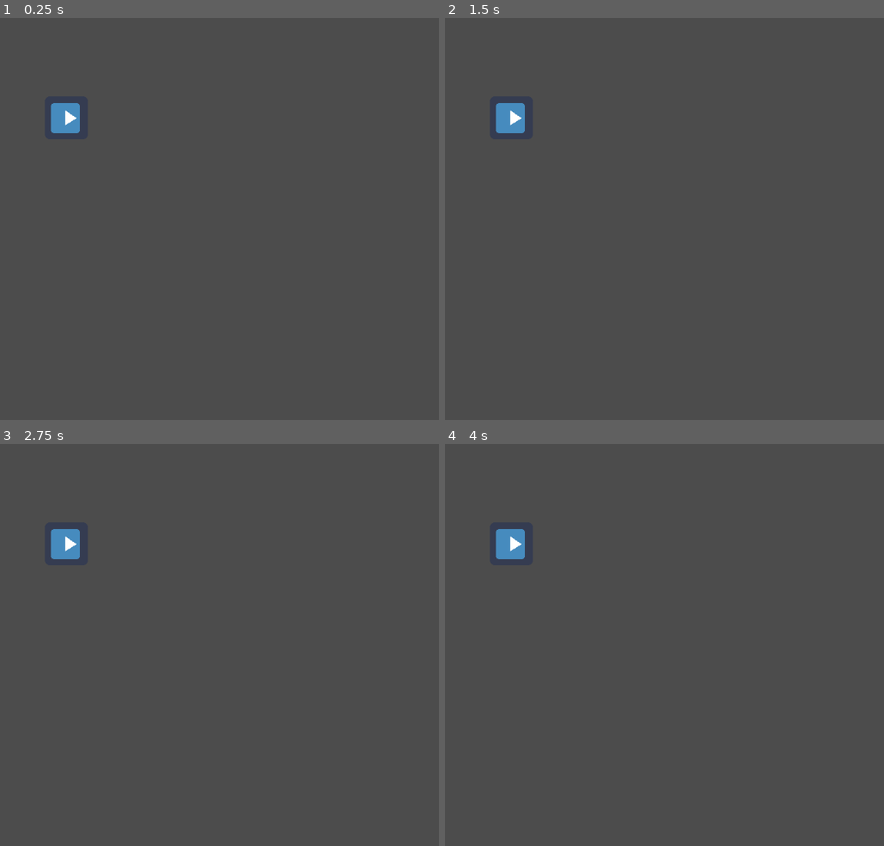
Above: before the commit, frames 1-4 (two rows, left to right).
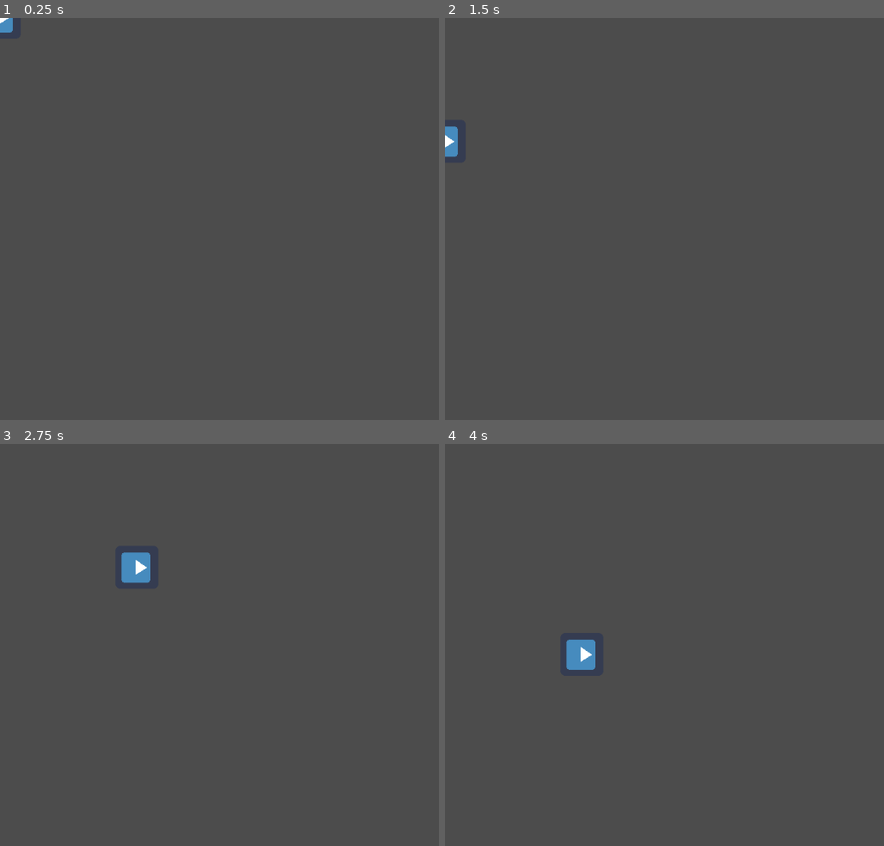
Above: after the commit, the same moments.

Repository: Mightydraco/The_begnining
Game: Godot game, scene res://Joc.tscn
Same seed, same stepped clock (60 frames per second), same inputs: the game is played once before the commit and once after it. The engine's default icon, where the game draws it, is replaced by a stand-in: a white triangle on a blue panel in a dark square.
Inputs:
- Up to frame 1 (0.25 s): no input
- Up to frame 2 (1.5 s): tap Enter at 0.5 s; hold S (mou_abaix, bound only after the commit) 0.53-1.28 s; tap W (mou_adalt, bound only after the commit) at 0.8, 1.35 s
- Up to frame 3 (2.75 s): tap D (mou_dreta, bound only after the commit) at 1.55 s; tap Space at 2 s; hold D (mou_dreta, bound only after the commit) from 2.03 s (still down); tap A (mou_esquerra, bound only after the commit) at 2.3 s
- Up to frame 4 (4 s): release D (mou_dreta, bound only after the commit) at 2.78 s; tap A (mou_esquerra, bound only after the commit) at 2.85 s; tap S (mou_abaix, bound only after the commit) at 3.05 s; tap Enter at 3.5 s; hold S (mou_abaix, bound only after the commit) from 3.53 s (still down); tap W (mou_adalt, bound only after the commit) at 3.8 s

The runs differ from the first frame. In frame 1, 0.6% of the frame differs, in the area x 0-19%, y 0-29%; in frame 2, 0.7%; in frame 3, 1.0%, in the area x 11-35%, y 21-35%; in frame 4, 1.0%.

Commit message:
segona classe de llenguatge
les coses que vam fer a la segona classe

Diff:
--- a/Godot.gd
+++ b/Godot.gd
@@ -1,5 +1,5 @@
-extends Sprite
 
+extends Area2D
 
 # Declare member variables here. Examples:
 # var a = 2
@@ -9,11 +9,22 @@
 # Called when the node enters the scene tree for the first time.
 func _ready():
 	rotation_degrees = 90
-	position = Vector2(100,150)
+	position = Vector2(0,0)
 
 
 # Called every frame. 'delta' is the elapsed time since the previous frame.
 func _process(delta):
-	position += direccio * velocitat * delta
+	position += direccio.normalized() * velocitat * delta
+	direccio = Vector2(0,0)
 	if Input.is_action_pressed("mou_dreta"):
-		direccio = Vector2(1,0)
+		direccio += Vector2(1,0)
+	if Input.is_action_pressed("mou_abaix"):
+		direccio += Vector2(0,1)
+	if Input.is_action_pressed("mou_adalt"):
+		direccio += Vector2(0,-1)
+	if Input.is_action_pressed("mou_esquerra"):
+		direccio += Vector2(-1,0)
+
+
+func _on_Personatge_area_entered(area):
+	modulate = Color(1,0,0)
--- a/Joc.tscn
+++ b/Joc.tscn
@@ -1,12 +1,30 @@
-[gd_scene load_steps=3 format=2]
+[gd_scene load_steps=5 format=2]
 
 [ext_resource path="res://icon.png" type="Texture" id=1]
 [ext_resource path="res://Godot.gd" type="Script" id=2]
 
+[sub_resource type="RectangleShape2D" id=1]
+extents = Vector2( 32, 32 )
+
+[sub_resource type="RectangleShape2D" id=2]
+extents = Vector2( 11, 217.5 )
+
 [node name="Joc" type="Node2D"]
 position = Vector2( -1, -1 )
 
-[node name="Godot" type="Sprite" parent="."]
-position = Vector2( 100, 100 )
+[node name="Personatge" type="Area2D" parent="."]
+script = ExtResource( 2 )
+
+[node name="Godot" type="Sprite" parent="Personatge"]
 texture = ExtResource( 1 )
-script = ExtResource( 2 )
+
+[node name="CollisionShape2D" type="CollisionShape2D" parent="Personatge"]
+shape = SubResource( 1 )
+
+[node name="Area2D" type="Area2D" parent="."]
+
+[node name="CollisionShape2D" type="CollisionShape2D" parent="Area2D"]
+position = Vector2( 908, 327.5 )
+shape = SubResource( 2 )
+
+[connection signal="area_entered" from="Personatge" to="Personatge" method="_on_Personatge_area_entered"]
--- a/project.godot
+++ b/project.godot
@@ -16,9 +16,24 @@
 
 [input]
 
-"mou dreta"={
+mou_dreta={
 "deadzone": 0.5,
 "events": [ Object(InputEventKey,"resource_local_to_scene":false,"resource_name":"","device":0,"alt":false,"shift":false,"control":false,"meta":false,"command":false,"pressed":false,"scancode":68,"physical_scancode":0,"unicode":0,"echo":false,"script":null)
+ ]
+}
+mou_abaix={
+"deadzone": 0.5,
+"events": [ Object(InputEventKey,"resource_local_to_scene":false,"resource_name":"","device":0,"alt":false,"shift":false,"control":false,"meta":false,"command":false,"pressed":false,"scancode":83,"physical_scancode":0,"unicode":0,"echo":false,"script":null)
+ ]
+}
+mou_adalt={
+"deadzone": 0.5,
+"events": [ Object(InputEventKey,"resource_local_to_scene":false,"resource_name":"","device":0,"alt":false,"shift":false,"control":false,"meta":false,"command":false,"pressed":false,"scancode":87,"physical_scancode":0,"unicode":0,"echo":false,"script":null)
+ ]
+}
+mou_esquerra={
+"deadzone": 0.5,
+"events": [ Object(InputEventKey,"resource_local_to_scene":false,"resource_name":"","device":0,"alt":false,"shift":false,"control":false,"meta":false,"command":false,"pressed":false,"scancode":65,"physical_scancode":0,"unicode":0,"echo":false,"script":null)
  ]
 }
 
